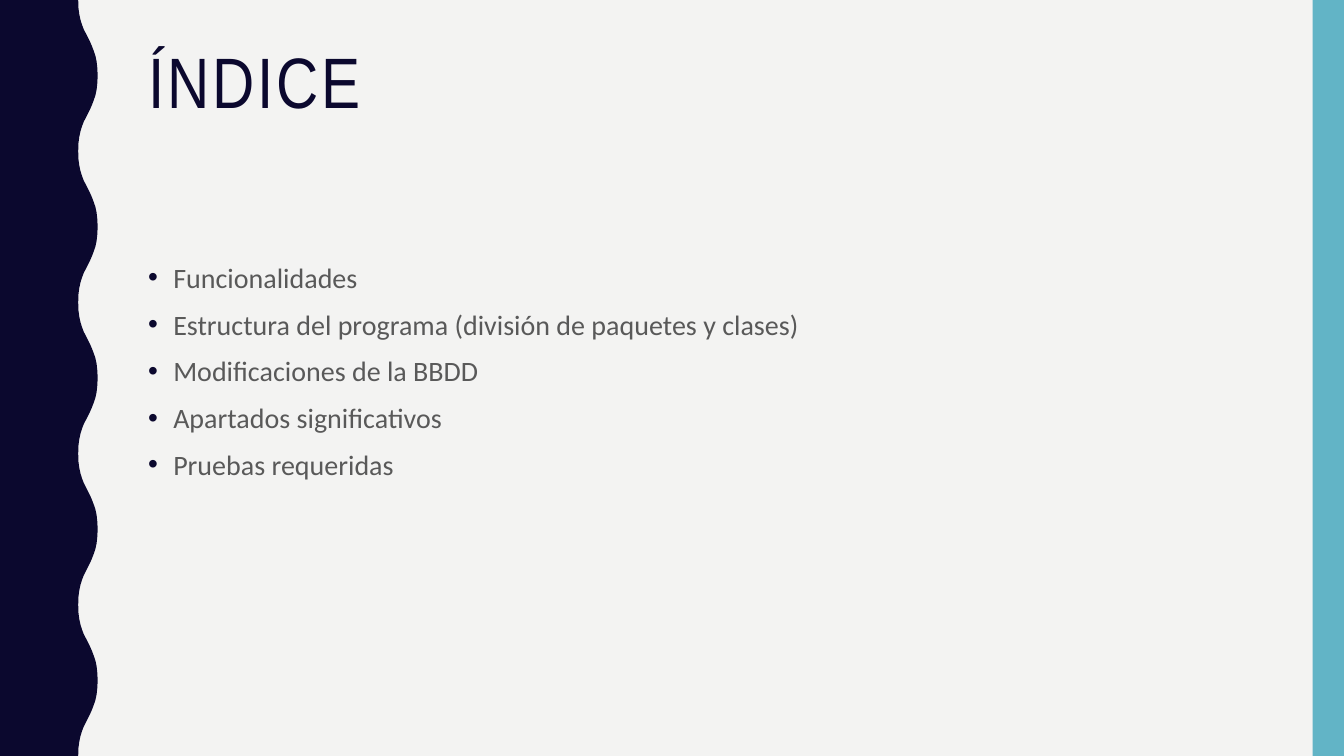
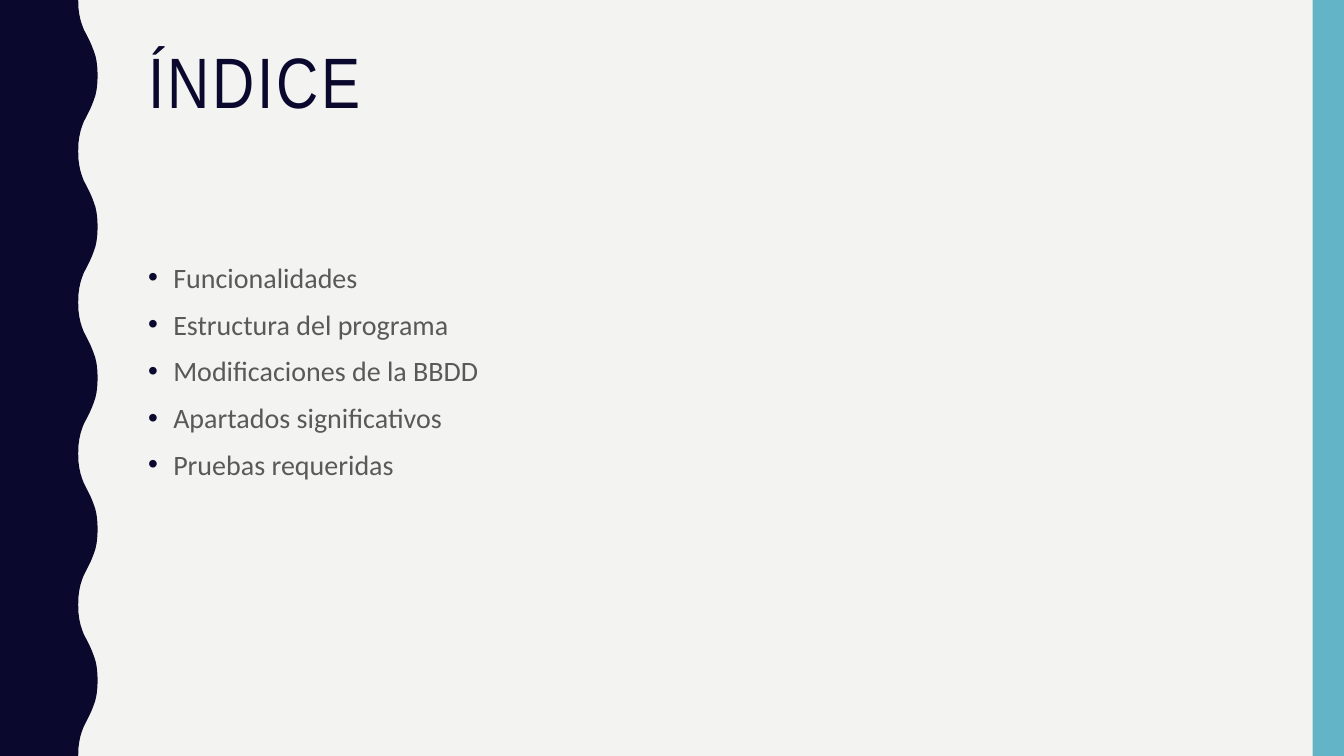
Before and after one commit to randomkwiz/ejercicioApuestasJDBC, a slide deck: slide 2 of ApuestasJDBC.pptx. Drawn at 1344x756 pixels with LibreOffice and Linux fonts; fonts in the diff are those of the drawing. Boxes give left, top, right and bottom in pixels: in the first picture for what was removed or moved away, otherwise in the second. Text is boxed around its words. In the diff, an @@ line names an element or a change of style, - is before the commit and + after.

```diff
--- a/ApuestasJDBC.pptx
+++ b/ApuestasJDBC.pptx
@@ text at bbox=[173, 315, 448, 340]: text changed @@
-• Estructura del programa (división de paquetes y clases)
+• Estructura del programa
```
Also in this commit, not shown: 4 other files.
